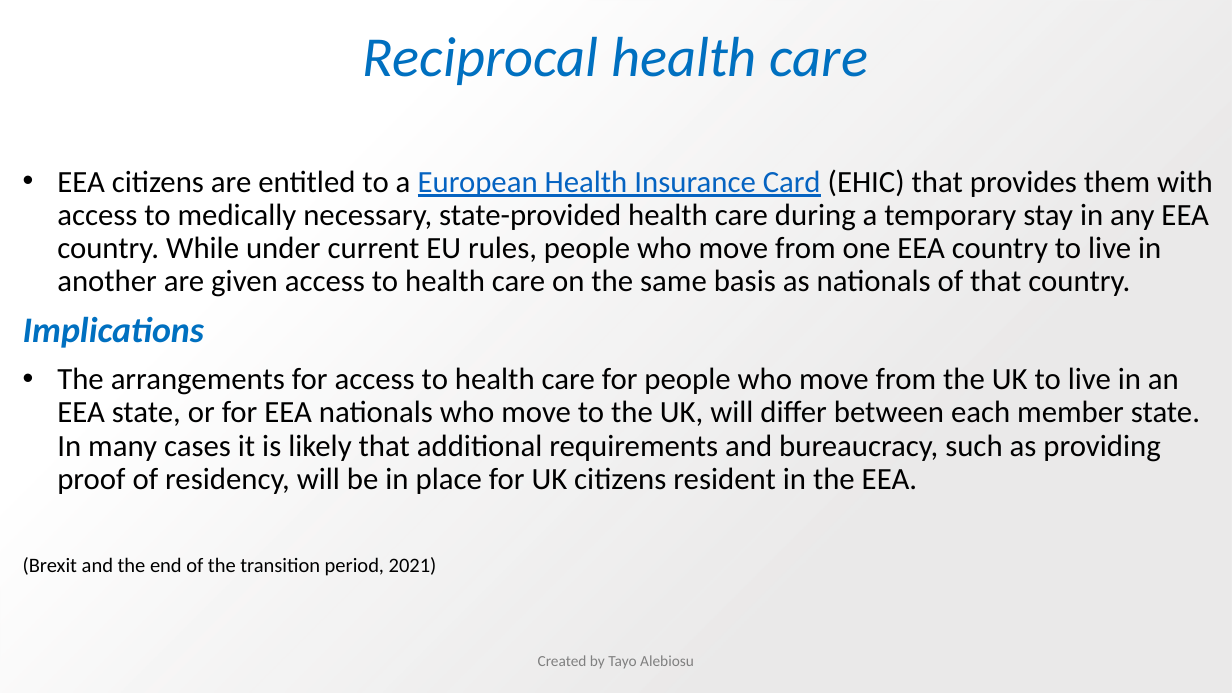
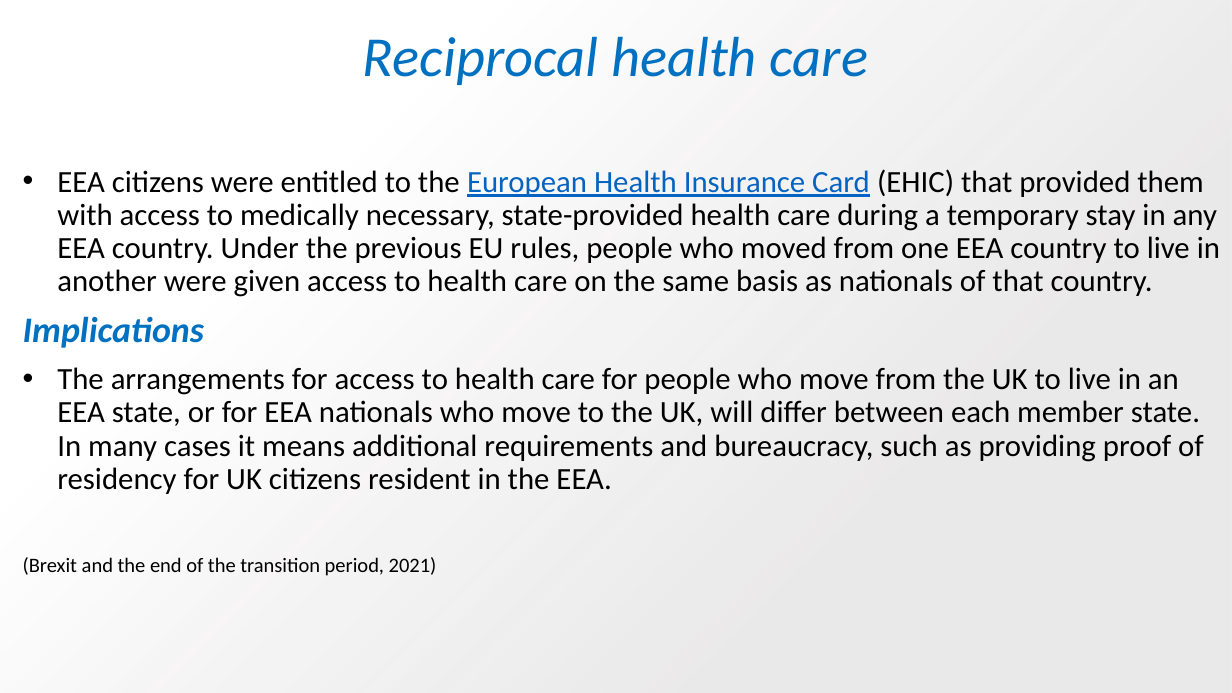
Before and after one commit to Chandy68/new-portal.lsclondon.co.uk-administrator, a slide deck: slide 18 of templates/ncd_fdhsc_ci/LSC-CSI-WEEK-2.pptx. Drawn at 1232x693 pixels with LibreOffice and Linux fonts; fonts in the diff are those of the drawing; background and template pictures are left out. Boxes give left, top, right and bottom in pixels: in the first picture for what was removed or moved away, otherwise in the second. Text is boxed around its words. In the diff, an @@ line names an element or a change of style, - is before the commit and + after.

```diff
--- a/templates/ncd_fdhsc_ci/LSC-CSI-WEEK-2.pptx
+++ b/templates/ncd_fdhsc_ci/LSC-CSI-WEEK-2.pptx
@@ text at (57,169,1220,297): text changed @@
-• EEA citizens are entitled to a European Health Insurance Card (EHIC) that provides them with access to medically necessary, state-provided health care during a temporary stay in any EEA country. While under current EU rules, people who move from one EEA country to live in another are given access to health care on the same basis as nationals of that country.
+• EEA citizens were entitled to the European Health Insurance Card (EHIC) that provided them with access to medically necessary, state-provided health care during a temporary stay in any EEA country. Under the previous EU rules, people who moved from one EEA country to live in another were given access to health care on the same basis as nationals of that country.
@@ text at (57,367,1204,494): text changed @@
-• The arrangements for access to health care for people who move from the UK to live in an EEA state, or for EEA nationals who move to the UK, will differ between each member state. In many cases it is likely that additional requirements and bureaucracy, such as providing proof of residency, will be in place for UK citizens resident in the EEA.
+• The arrangements for access to health care for people who move from the UK to live in an EEA state, or for EEA nationals who move to the UK, will differ between each member state. In many cases it means additional requirements and bureaucracy, such as providing proof of residency for UK citizens resident in the EEA.
@@ text removed at (538,655,694,668) @@
-Created by Tayo Alebiosu
```
Also in this commit, not shown: 22 other slides changed, 2 slides removed, 2 other files.
